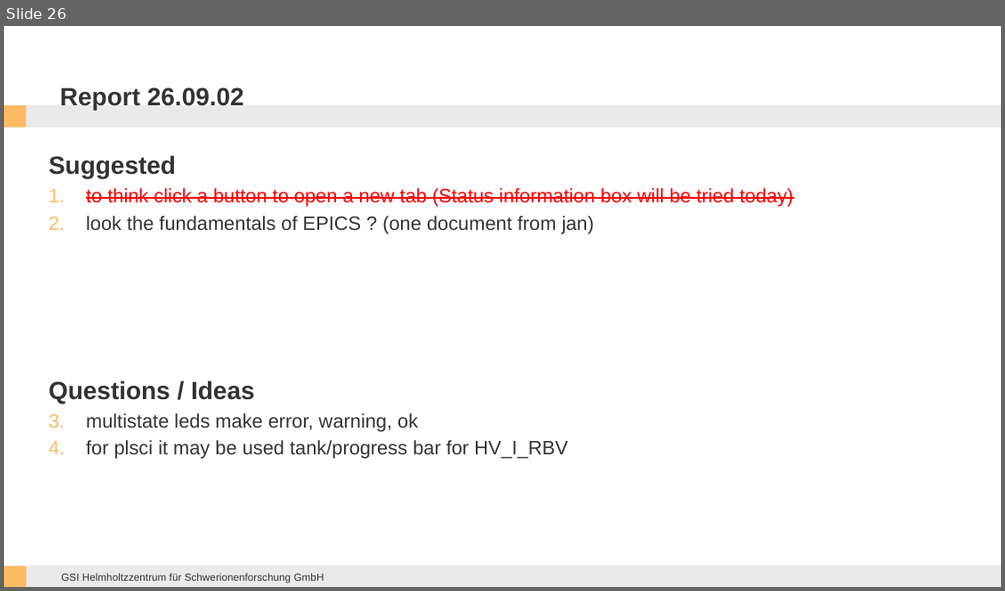
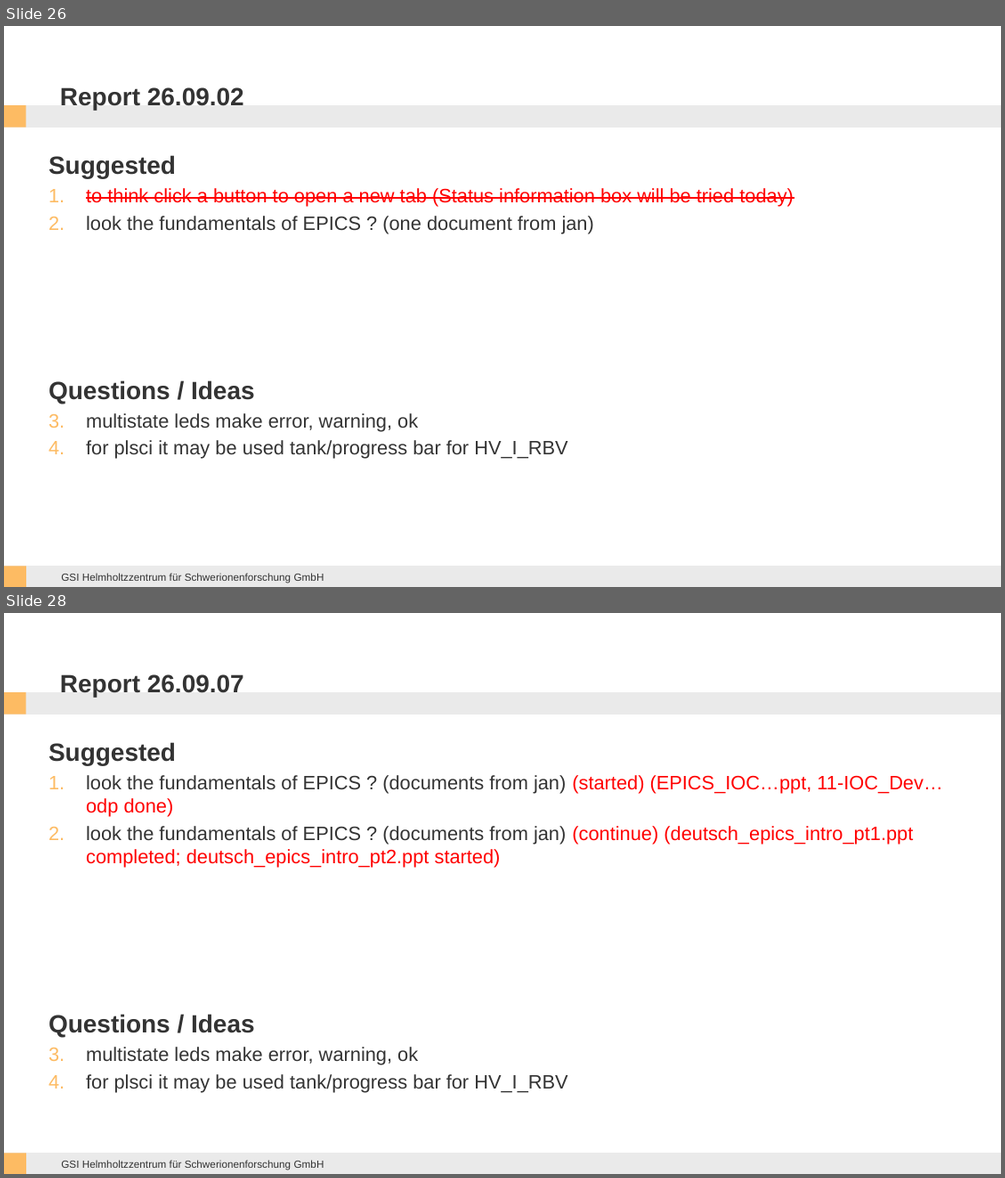
Before and after one commit to ikeshel/sfrs-dcs-epics, a slide deck: CSS_examples/Documentation && Report/CSS works.pptx. Shown one above the other, each under a label of ours: slide 26 before the commit, slides 26 and 28 after it; the slides between them are not shown. The pictures are 1005x591 and 1005x1178 pixels, drawn with LibreOffice and Linux fonts; fonts in the diff are those of the drawing; background and template pictures are left out. Boxes give left, top, right and bottom in pixels: in the first picture for what was removed or moved away, otherwise in the second. Text is boxed around its words. In the diff, an @@ line names an element or a change of style, - is before the commit and + after.

```diff
--- a/CSS_examples/Documentation && Report/CSS works.pptx
+++ b/CSS_examples/Documentation && Report/CSS works.pptx
@@ slide 28 added at [4,613,1001,1174], background #FFFFFF; not listed: 5 template elements that a slide beside it also shows @@
@@ title added at [60,674,244,697], 18 pt, text #333333, bold @@
+Report 26.09.07
@@ text added at [48,742,942,1092], 14 pt, text #333333 @@
+Suggested
+1. look the fundamentals of EPICS ? (documents from jan) (started) (EPICS_IOC…ppt, 11-IOC_Dev…odp done)
+2. look the fundamentals of EPICS ? (documents from jan) (continue) (deutsch_epics_intro_pt1.ppt completed; deutsch_epics_intro_pt2.ppt started)
+Questions / Ideas
+1. multistate leds make error, warning, ok
+2. for plsci it may be used tank/progress bar for HV_I_RBV
```
Also in this commit, not shown: 5 other slides added, 12 other files.
